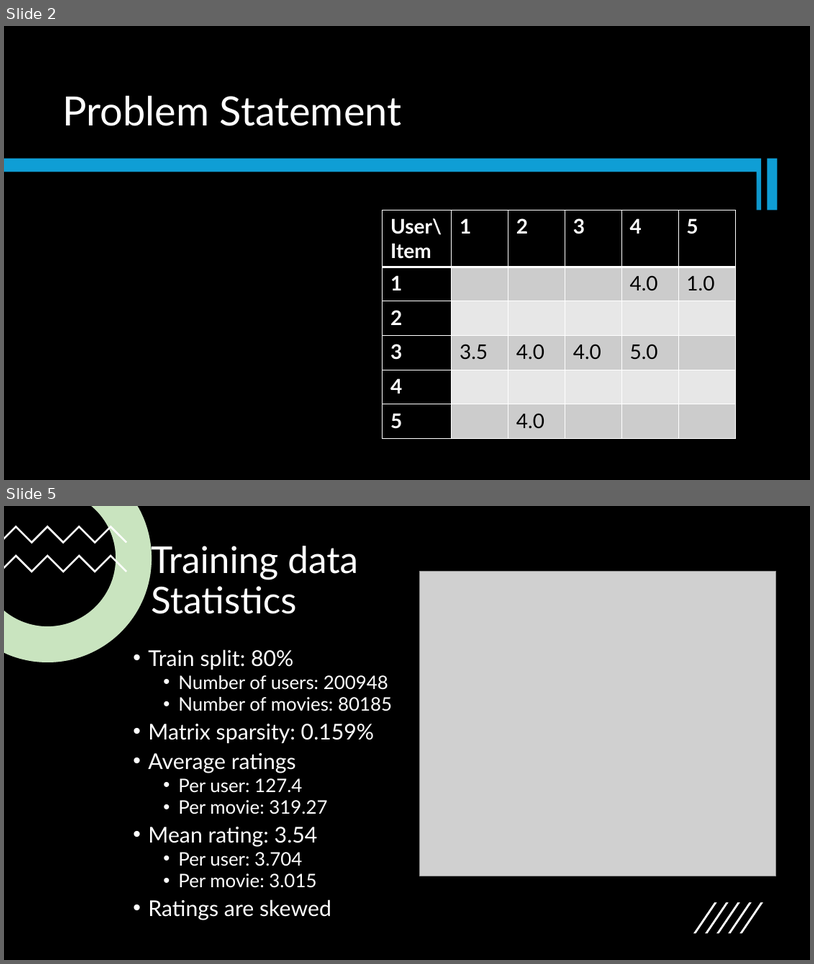
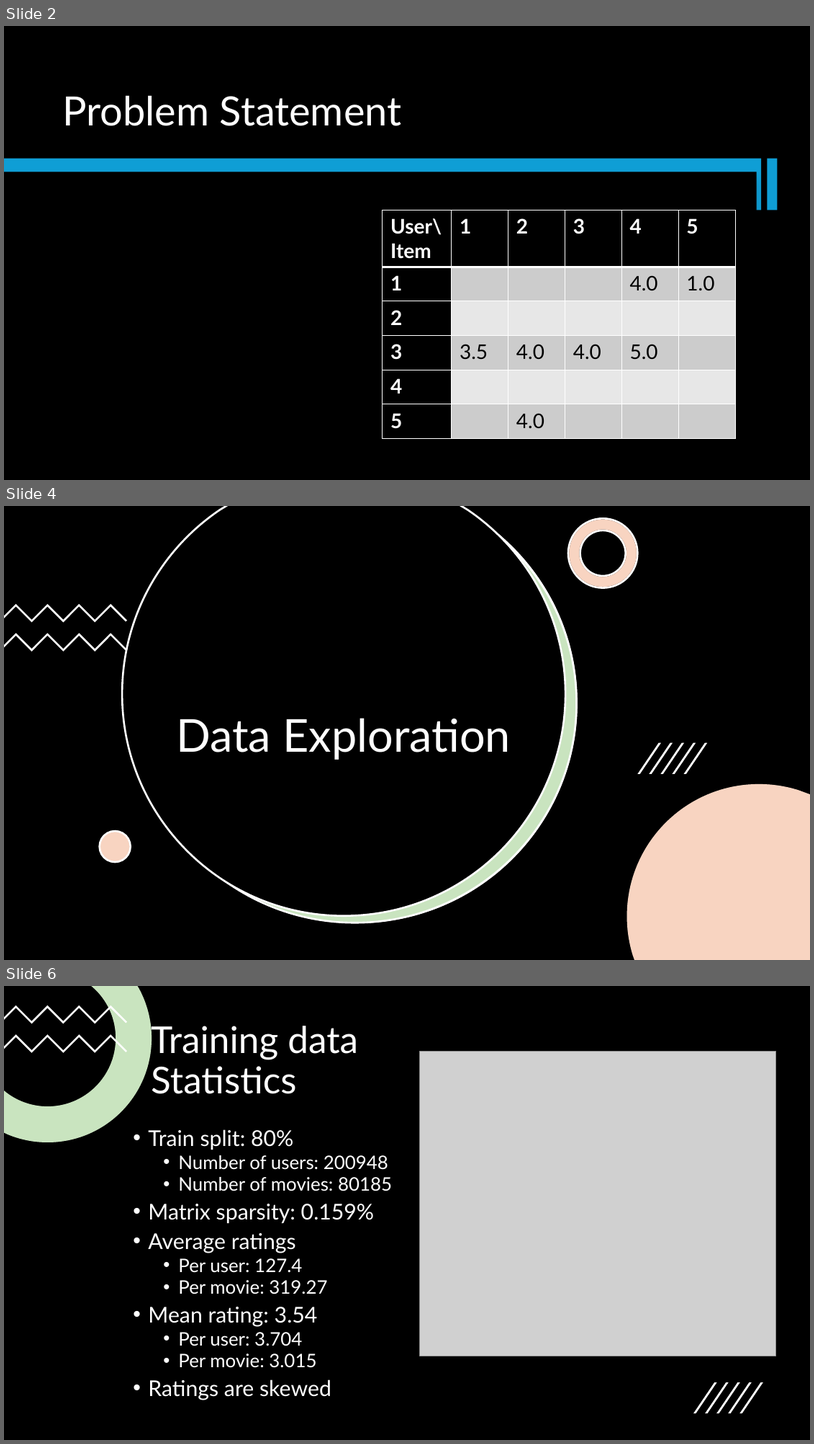
Before and after one commit to Peeyush4/MSML651-PySpark-Movie-Recommendation, a slide deck: Recommendation System using PySpark.pptx. Shown one above the other, each under a label of ours: slides 2 and 5 before the commit, slides 2, 4 and 6 after it; the slides between them are not shown. The pictures are 814x964 and 814x1444 pixels, drawn with LibreOffice and Linux fonts; fonts in the diff are those of the drawing; grey boxes stand for pictures. Boxes give left, top, right and bottom in pixels: in the first picture for what was removed or moved away, otherwise in the second. Text is boxed around its words. In the diff, an @@ line names an element or a change of style, - is before the commit and + after.

```diff
--- a/Recommendation System using PySpark.pptx
+++ b/Recommendation System using PySpark.pptx
@@ slide 4 added at (4,506,810,960), background #FFFFFF @@
@@ rectangle added at (4,506,810,960), fill #000000 @@
@@ freeform shape added at (122,506,566,916), fill #000000, outline #FFFFFF 2.25 pt @@
@@ freeform shape added at (134,506,577,922), fill #4EA72E at 30% opacity, outline #FFFFFF 2.25 pt @@
@@ freeform shape added at (138,506,578,923), fill #FFFFFF @@
@@ freeform shape added at (568,519,638,588), fill #FFFFFF, outline #000000 2.25 pt @@
@@ freeform shape added at (568,519,638,588), fill #E97132 at 30% opacity, outline #FFFFFF 2.25 pt @@
@@ freeform shape added at (4,604,127,622), fill #FFFFFF @@
@@ freeform shape added at (4,633,127,651), fill #FFFFFF @@
@@ title added at (176,718,511,759), 54 pt, text #FFFFFF @@
+Data Exploration
@@ group added at (638,743,707,773): 5 freeform shapes @@
@@ freeform shape added at (627,784,810,960), fill #FFFFFF @@
@@ freeform shape added at (627,784,810,960), fill #E97132 at 30% opacity @@
@@ ellipse added at (100,831,131,862), fill #FFFFFF @@
@@ ellipse added at (100,831,131,862), fill #E97132 at 30% opacity, outline #FFFFFF 2.25 pt @@
@@ what was slide 5 is now slide 6 @@
```
Also in this commit, not shown: 1 slide changed, 2 other slides added.
